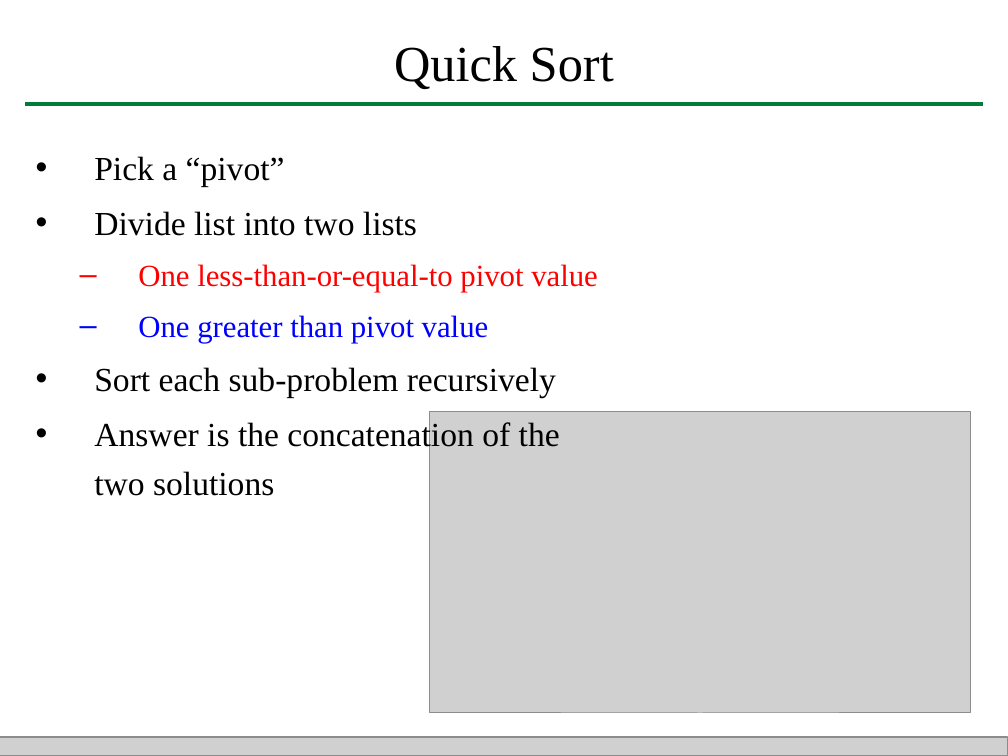
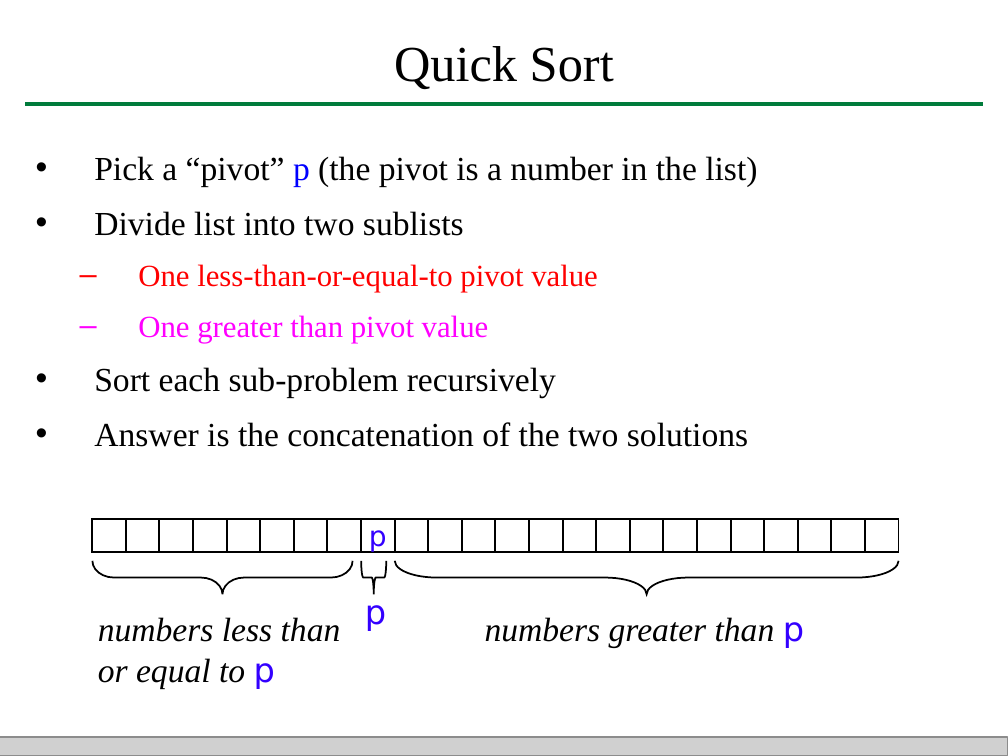
Before and after one commit to HengFan2010/hengfan2010.github.io, a slide deck: slide 33 of teaching/21F-3110/slides/3110-lecture 11-Sorting.pptx (slide 32 before the commit). Drawn at 1008x756 pixels with LibreOffice and Linux fonts; fonts in the diff are those of the drawing; grey boxes stand for pictures. Boxes give left, top, right and bottom in pixels: in the first picture for what was removed or moved away, otherwise in the second. Text is boxed around its words. In the diff, an @@ line names an element or a change of style, - is before the commit and + after.

```diff
--- a/teaching/21F-3110/slides/3110-lecture 11-Sorting.pptx
+++ b/teaching/21F-3110/slides/3110-lecture 11-Sorting.pptx
@@ text at box(94, 156, 757, 236): text changed @@
-• Pick a “pivot”
-• Divide list into two lists
+• Pick a “pivot” p (the pivot is a number in the list)
+• Divide list into two sublists
@@ text at box(138, 315, 489, 343): text colour #0000FF to #FF00FF in "One greater than pivot value" @@
@@ picture removed at box(429, 412, 970, 714) @@
@@ group added at box(92, 519, 899, 689): 24 rectangles, 3 left braces, 3 texts @@
+p
+numbers less than or equal to p
+numbers greater than p
+p
```
Also in this commit, not shown: 6 other slides changed, 3 slides added.
